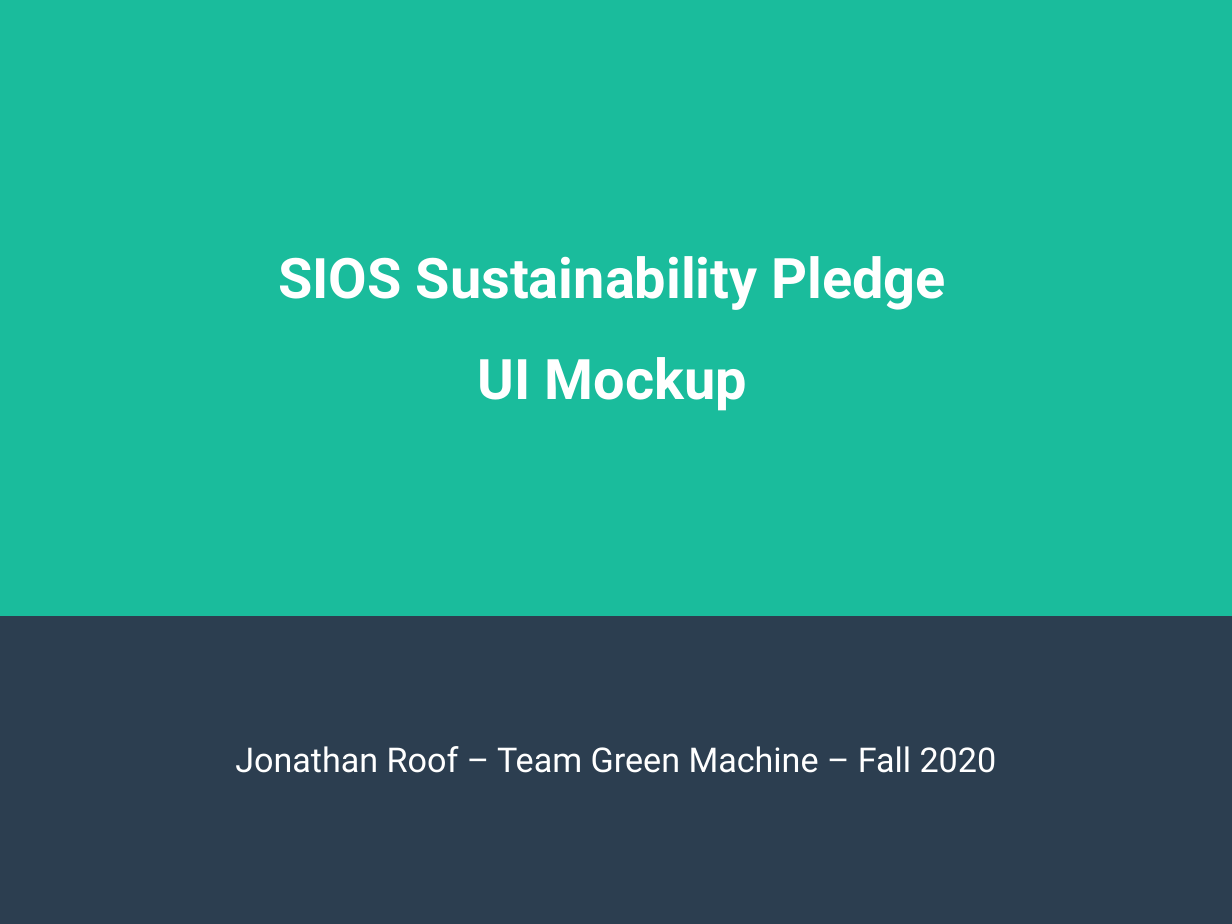
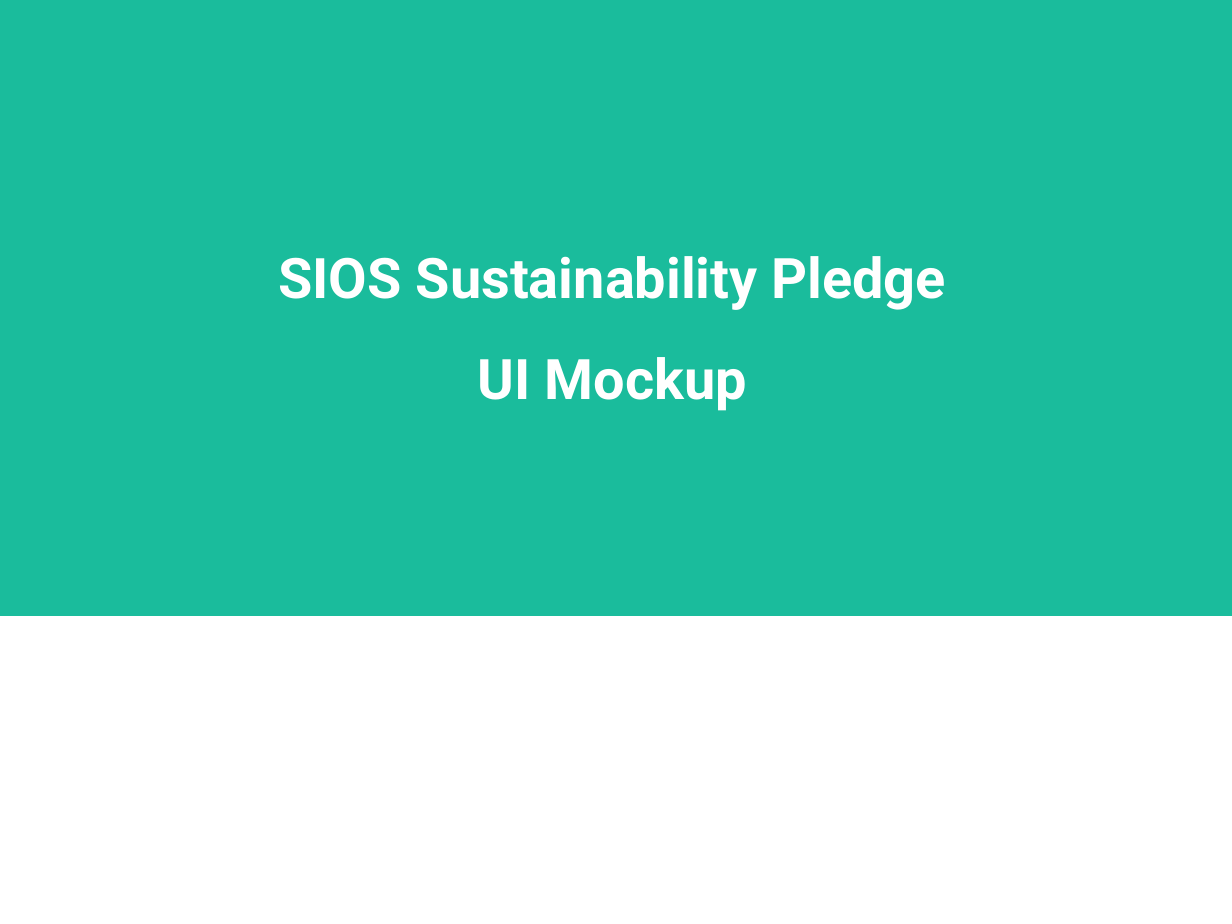
Before and after one commit to GGC-SD/SustainabilityWebsite, a slide deck: slide 1 of Fall2020HTMLDemo/UI.odp. Drawn at 1232x924 pixels with LibreOffice and Linux fonts; fonts in the diff are those of the drawing. Boxes give left, top, right and bottom in pixels: in the first picture for what was removed or moved away, otherwise in the second. Text is boxed around its words. In the diff, an @@ line names an element or a change of style, - is before the commit and + after.

```diff
--- a/Fall2020HTMLDemo/UI.odp
+++ b/Fall2020HTMLDemo/UI.odp
@@ background #2C3E50 to #FFFFFF @@
@@ rectangle removed at <box>0,0,1232,616</box> @@
@@ freeform shape added at <box>0,0,1232,616</box>, fill #1ABC9C @@
@@ subtitle removed at <box>235,746,997,773</box> @@
-Jonathan Roof – Team Green Machine – Fall 2020
```
Also in this commit, not shown: 8 other slides changed, 5 slides added.
